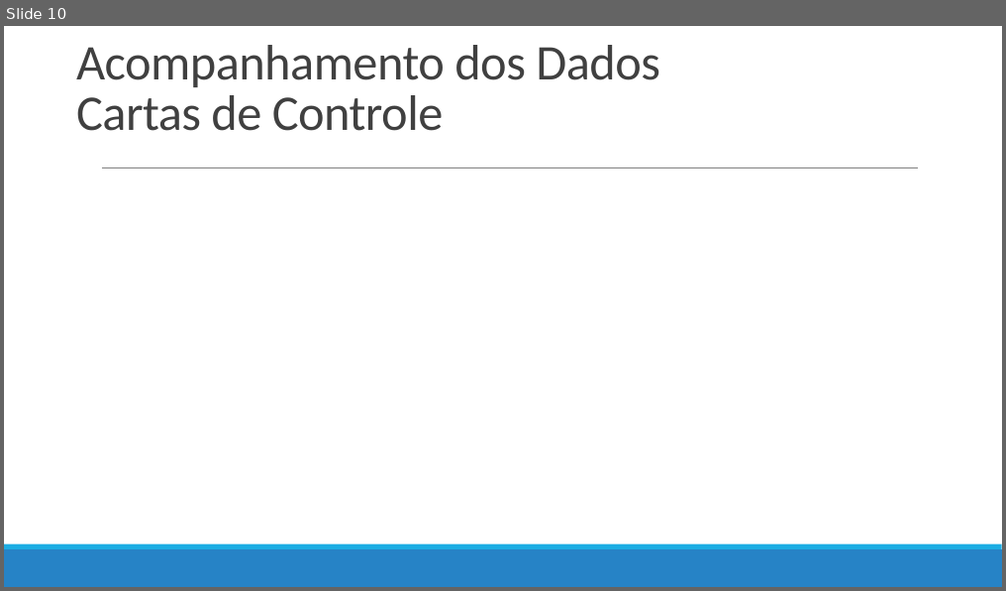
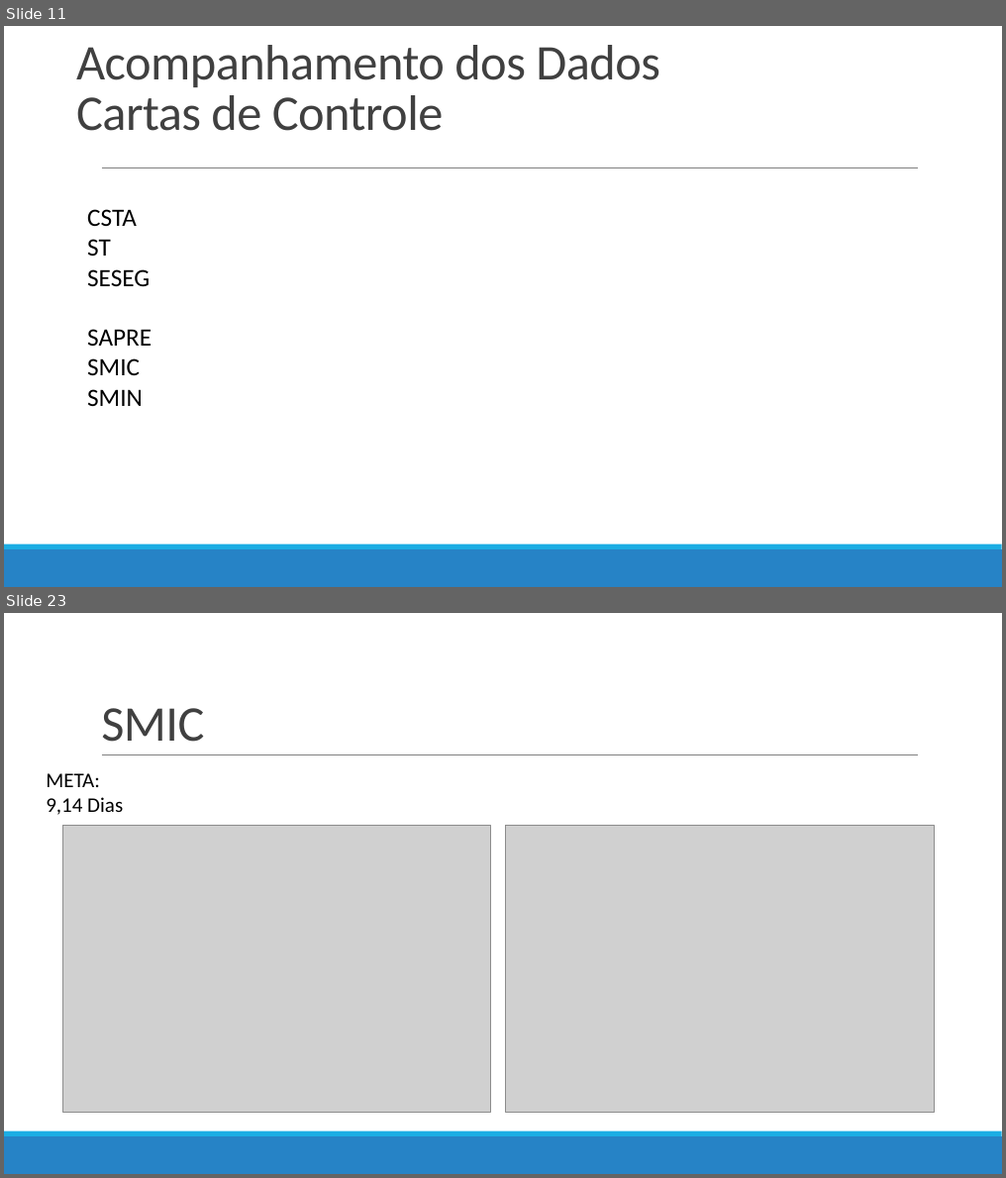
Before and after one commit to ruhansanabria/Puc_Lean2016, a slide deck: Apresentações/TRE DMAIC - Improve -FollowUP.pptx. Shown one above the other, each under a label of ours: slide 10 before the commit, slides 11 and 23 after it; the slides between them are not shown. The pictures are 1006x591 and 1006x1178 pixels, drawn with LibreOffice and Linux fonts; fonts in the diff are those of the drawing; grey boxes stand for pictures. Boxes give left, top, right and bottom in pixels: in the first picture for what was removed or moved away, otherwise in the second. Text is boxed around its words. In the diff, an @@ line names an element or a change of style, - is before the commit and + after.

```diff
--- a/Apresentações/TRE DMAIC - Improve -FollowUP.pptx
+++ b/Apresentações/TRE DMAIC - Improve -FollowUP.pptx
@@ slide 23 added at (4, 613, 1002, 1174), background #FFFFFF; not listed: 3 template elements that a slide beside it also shows @@
@@ title added at (101, 708, 204, 742), 48 pt, text #404040 @@
+SMIC
@@ text added at (46, 773, 123, 815), 20 pt, text #000000 @@
+META:
+9,14 Dias
@@ picture added at (62, 826, 491, 1112) @@
@@ picture added at (506, 826, 934, 1112) @@
@@ what was slide 10 is now slide 11 @@
@@ slide 11 changed as well @@
@@ text added at (87, 209, 152, 406), 24 pt, text #000000 @@
+CSTA
+ST
+SESEG
+SAPRE
+SMIC
+SMIN
```
Also in this commit, not shown: 5 other slides changed, 15 other slides added, 1 slide removed.
